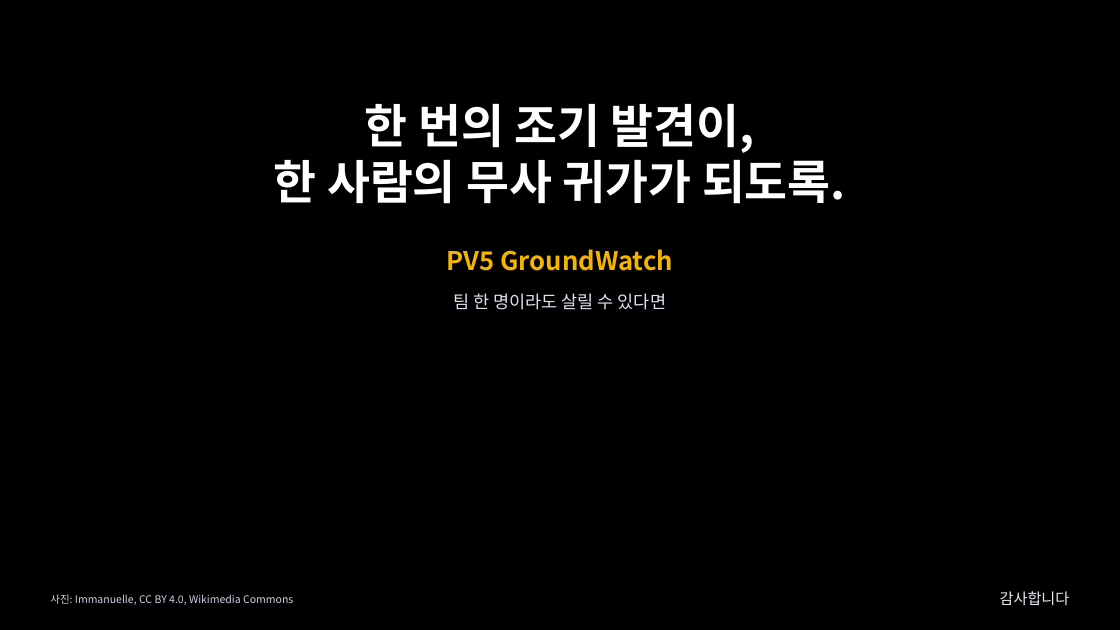
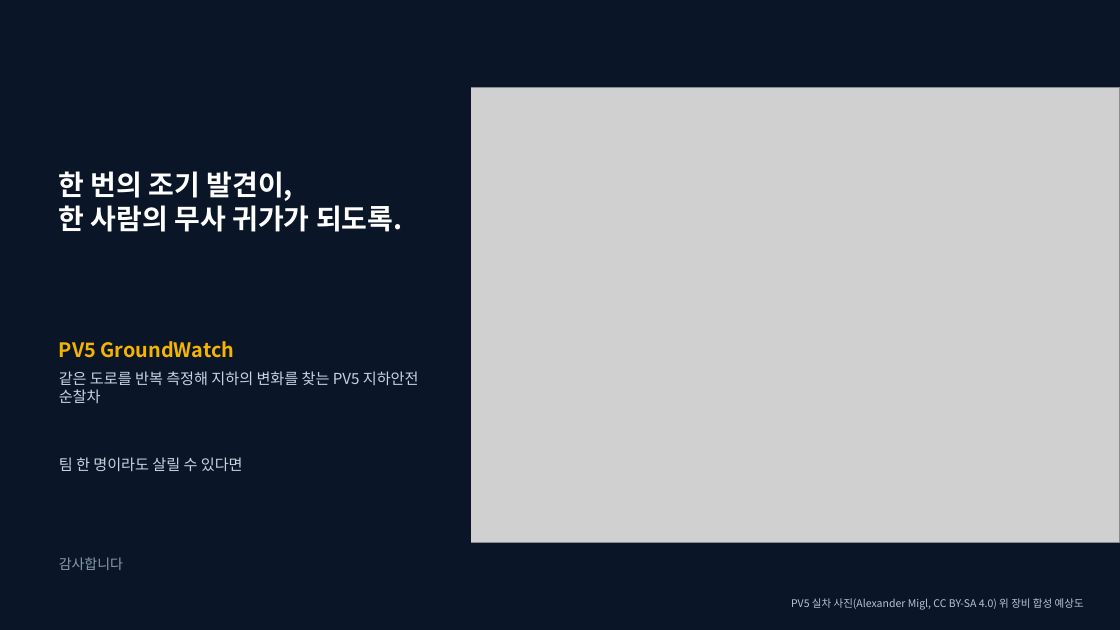
Before and after one commit to woojin-choe/pv5-hose-lab, a slide deck: slide 23 of groundwatch/PV5_GroundWatch.pptx. Drawn at 1120x630 pixels with LibreOffice and Linux fonts; fonts in the diff are those of the drawing; grey boxes stand for pictures; background and template pictures are left out. Boxes give left, top, right and bottom in pixels: in the first picture for what was removed or moved away, otherwise in the second. Text is boxed around its words. In the diff, an @@ line names an element or a change of style, - is before the commit and + after.

```diff
--- a/groundwatch/PV5_GroundWatch.pptx
+++ b/groundwatch/PV5_GroundWatch.pptx
@@ background picture (left out) to #0A1628 @@
@@ rectangle added at [0, 0, 471, 630], fill #0A1628, outline #0A1628 1 pt @@
@@ picture added at [437, 87, 1120, 542] @@
@@ text "한 번의 조기 발견이,": place and size @@
-text "한 번의 조기 발견이," at [274, 104, 846, 204]
+text "한 번의 조기 발견이," at [59, 171, 402, 232]
@@ text "한 번의 조기 발견이," at [59, 171, 402, 232]: size 40 to 24 pt; alignment centre to left; vertical alignment middle to top @@
@@ text "PV5 GroundWatch": place and size @@
-text "PV5 GroundWatch" at [447, 249, 673, 271]
+text "PV5 GroundWatch" at [59, 341, 235, 358]
@@ text "PV5 GroundWatch" at [59, 341, 235, 358]: size 22 to 17 pt; alignment centre to left @@
@@ text added at [59, 371, 419, 403], 13 pt, text #C9D3E0 @@
+같은 도로를 반복 측정해 지하의 변화를 찾는 PV5 지하안전 순찰차
@@ text "팀 한 명이라도 살릴 수 ...": place and size @@
-text "팀 한 명이라도 살릴 수 ..." at [453, 293, 666, 310]
+text "팀 한 명이라도 살릴 수 ..." at [59, 457, 243, 471]
@@ text "팀 한 명이라도 살릴 수 ..." at [59, 457, 243, 471]: size 15 to 13 pt, text colour #DCE3EC to #C9D3E0; alignment centre to left @@
@@ text "감사합니다": place and size @@
-text "감사합니다" at [1000, 591, 1070, 606]
+text "감사합니다" at [59, 557, 123, 570]
@@ text "감사합니다" at [59, 557, 123, 570]: size 13 to 12 pt, text colour #E6EBF2 to #8C9BB0; alignment right to left @@
@@ text removed at [50, 594, 293, 605] @@
-사진: Immanuelle, CC BY 4.0, Wikimedia Commons
@@ text added at [791, 598, 1084, 610], 9 pt, text #B8C4D4 @@
+PV5 실차 사진(Alexander Migl, CC BY-SA 4.0) 위 장비 합성 예상도
```
Also in this commit, not shown: 26 other slides changed, 38 other files.
